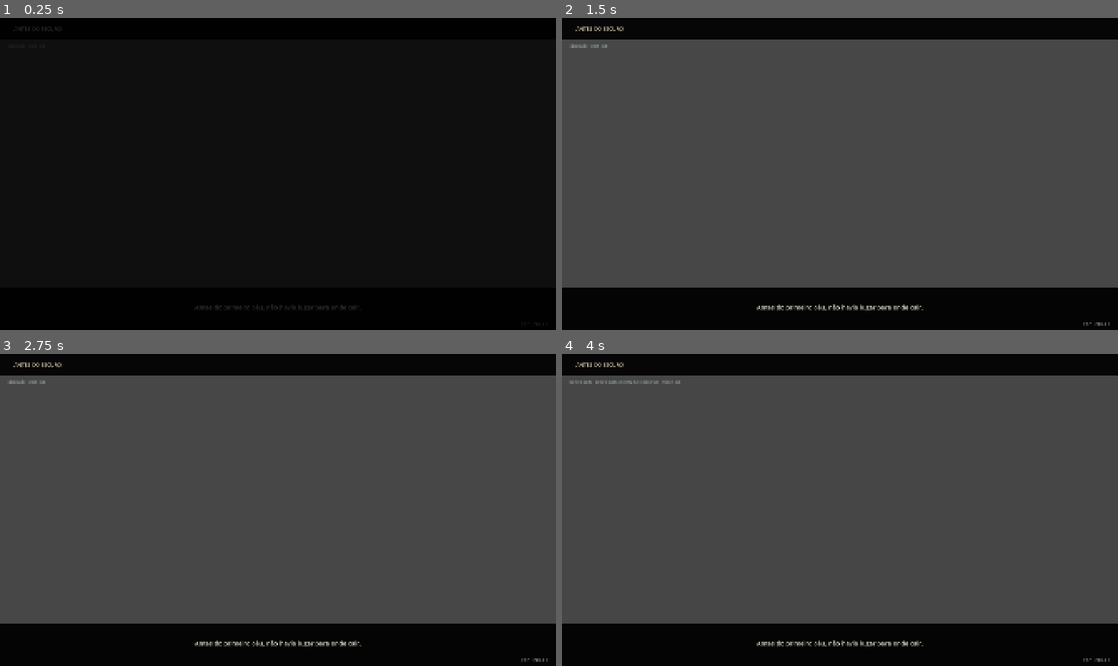
Above: before the commit, frames 1-4 (two rows, left to right).
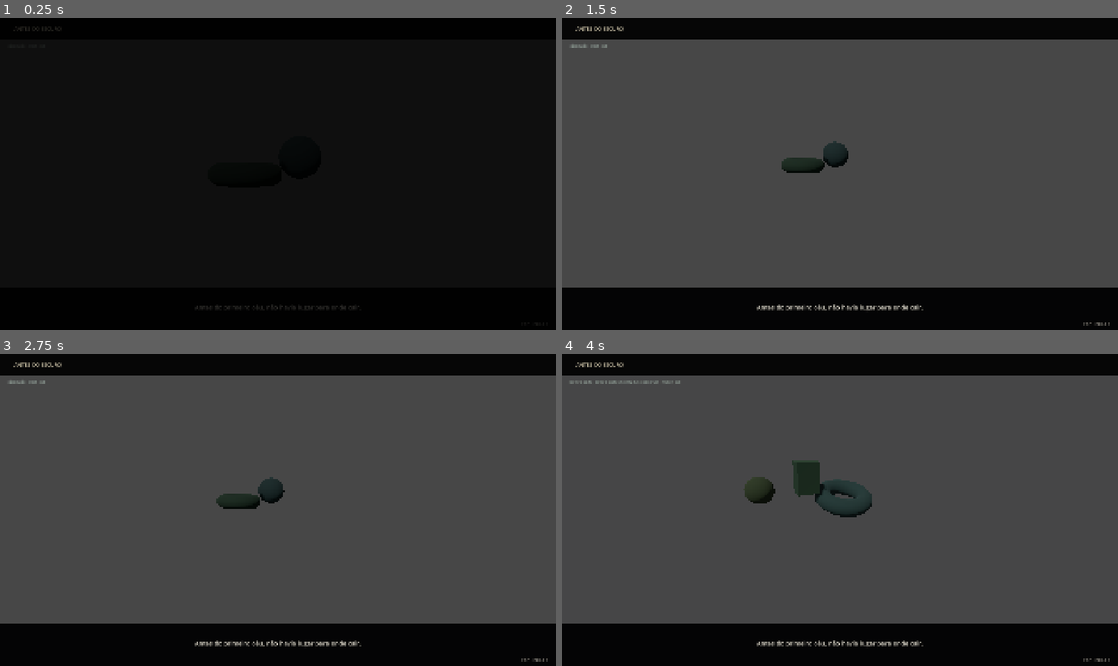
Above: after the commit, the same moments.

Repository: neuralSynapse/societaselectorum
Game: Godot game, scene res://scenes/boot/Main.tscn
Same seed, same stepped clock (60 frames per second), same inputs: the game is played once before the commit and once after it.
Inputs (mouse positions are in pixels of both pictures, inside the frame that each line leads up to):
- Up to frame 1 (0.25 s): no input
- Up to frame 2 (1.5 s): tap Enter (ui_accept) at 0.5, 1.25 s; move the mouse to (962, 158) at 0.52 s; hold D (move_right) 0.53-1.28 s; hold V (camera_toggle) 0.53-1.28 s; tap Space (jump) at 0.77 s; move the mouse to (728, 189) at 1.27 s; hold S (move_back) from 1.28 s (still down); tap C (consume) at 1.35 s
- Up to frame 3 (2.75 s): tap Space (jump) at 1.52 s; tap Enter (ui_accept) at 2 s; move the mouse to (333, 441) at 2.02 s; release S (move_back) at 2.03 s; hold D (move_right) from 2.03 s (still down); hold R (instrument) from 2.03 s (still down)
- Up to frame 4 (4 s): move the mouse to (812, 572) at 2.77 s; release D (move_right) at 2.78 s; release R (instrument) at 2.78 s; hold W (move_forward) 2.78-3.53 s; tap E (interact) at 2.85 s; tap Space (jump) at 3.02, 3.77 s; move the mouse to (1006, 556) at 3.52 s; hold A (move_left) from 3.53 s (still down); hold 1 (kinesis_1) from 3.53 s (still down)

The runs differ from the first frame. In frame 2, 0.6% of the frame differs, in the area x 39-52%, y 39-50%; in frame 3, 0.6%; in frame 4, 1.8%, in the area x 32-56%, y 34-53%.
Error before the commit: Parse Error: Cannot infer the type of "count" variable because the value doesn't have a set type. (res://scripts/narrative/CinematicPresentationDirector.gd:147)
Error after the commit: Invalid access to property or key 'choice_requested' on a base object of type 'Nil'. (res://scripts/narrative/NarrativePresentationController.gd:75)

Commit message:
fix: type cinematic proxy seed and count

Diff:
--- a/game/chronica-harun/scripts/narrative/CinematicPresentationDirector.gd
+++ b/game/chronica-harun/scripts/narrative/CinematicPresentationDirector.gd
@@ -143,8 +143,8 @@
 
 func _stage_proxy(visual_event: String, tension: float) -> void:
     _clear_proxies()
-    var seed_value := abs(hash(visual_event + String(current_shot_id)))
-    var count := 1 + (seed_value % 4)
+    var seed_value: int = absi(hash(visual_event + String(current_shot_id)))
+    var count: int = 1 + (seed_value % 4)
     for i in range(count):
         var mesh_instance := MeshInstance3D.new()
         mesh_instance.name = "RuntimeProxy_%02d" % i
